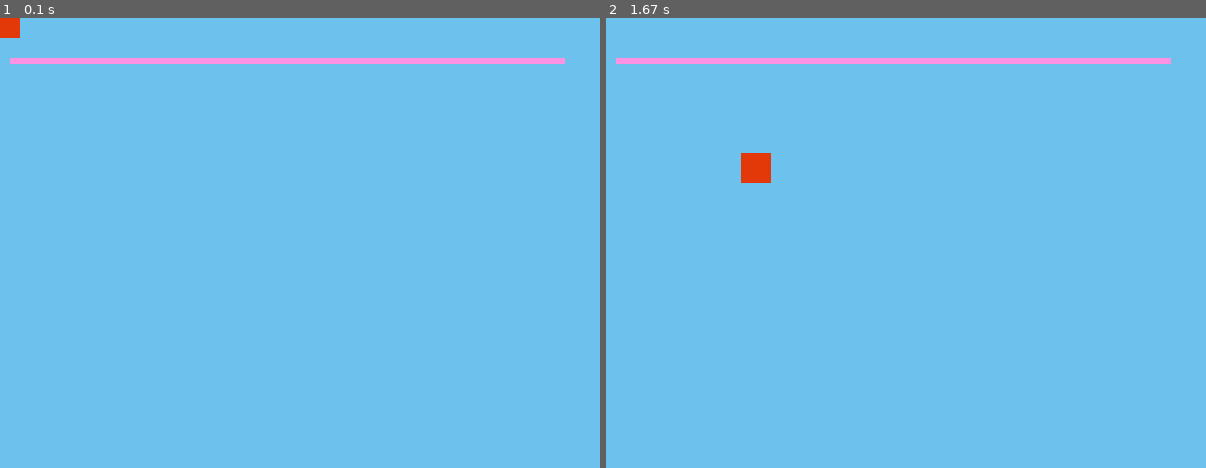
Above: before the commit, frames 1-2 (left to right).
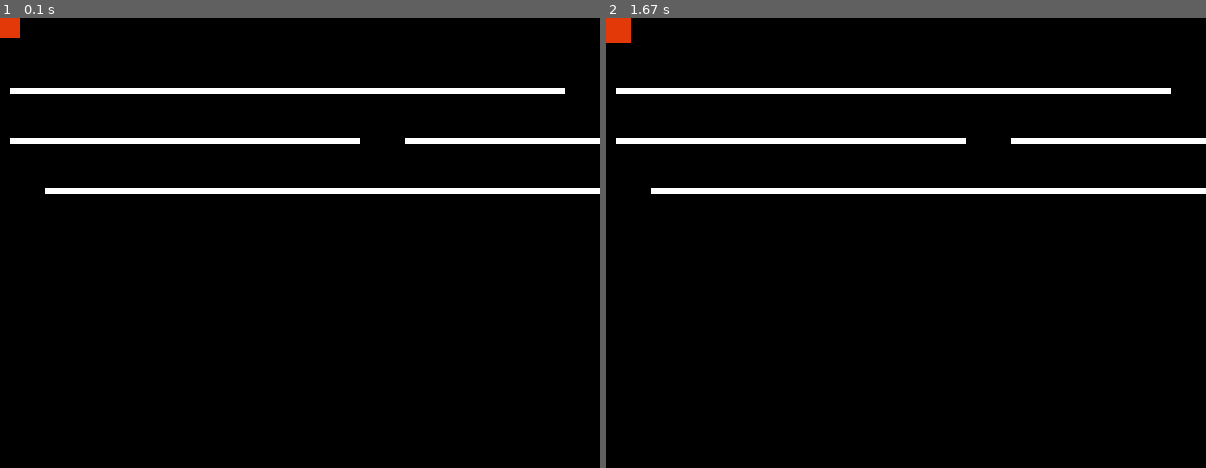
Above: after the commit, the same moments.

Repository: Victor-J-L/JOGO-PETEEL
Game: pygame game, started from jogoteste.py
Two runs of this game, one before a commit and one after it. Both use one fixed random seed, a clock stepped at 60 frames per second and the inputs below.
Inputs (mouse positions are in pixels of both pictures, inside the frame that each line leads up to):
- Up to frame 1 (0.1 s): no input
- Up to frame 2 (1.67 s): click (906, 243) at 0.38 s; click (894, 90) at 0.72 s

The runs differ from the first frame. In frame 1, 100% of the frame differs, in the area x 0-100%, y 0-100%; in frame 2, 100%.

Commit message:
até aula 27

Diff:
--- a/aprendizado.py
+++ b/aprendizado.py
@@ -386,11 +386,15 @@
     cor_azul = (108, 194, 236)
     cor_vermelha = (227, 57, 9)
     cor_rosa = (253,147,226)
+    cor_preta = (0,0,0)
     sup = pygame.Surface ((600,2450))
-    sup.fill(cor_azul)
+    sup.fill(cor_preta)
 
     ret = pygame.Rect(10,10, 30, 30)
-    ret2 = pygame.Rect (10, 40, 555, 6)
+    ret2 = pygame.Rect (10, 70, 555, 6)
+    ret3 = pygame.Rect(10,120,350,6)
+    ret4 = pygame.Rect(405,120,195,6)
+    ret5 = pygame.Rect(45, 170, 555,6)
 
     sair = False
 
@@ -408,7 +412,9 @@
                 sair = True
 
             if event.type == pygame.MOUSEBUTTONDOWN:
-                pygame.mouse.set_pos(150,150)
+                pygame.mouse.set_pos(10,10)
+                ret2.left = 10
+                main() #só chamar a main que vai criar os objetos de novo
 
         relogio.tick(30)
         tela.fill(cor_branca)
@@ -419,16 +425,26 @@
         ret.left -= ret.width/2
         ret.top -= ret.height/2
 
-        if ret.colliderect(ret2):
-            (ret.left, ret.top) = (xant, yant)
-            text = fonte_perdeu.render('COLIDIU', 1, (255,255,255))
+        if ret.colliderect(ret2) or ret.colliderect(ret3) or ret.colliderect(ret4):
+            text = fonte_perdeu.render('Você perdeu!', 1, (255,255,255))
+            tela.blit(text, (150,150))
+            pygame.mouse.set_pos(10,10) #isso vai fazer com que quando perca/encoste na plataforma ele volte a posição tal
             audio_explosao.play()
             audio_explosao.set_volume(0.5)
-            tela.blit(text, (150,150))
-
-
+            (ret.left, ret.top) = (xant, yant)
+
+
+        if ret.top > 400:
+            text = fonte_ganhou.render('VOCÊ GANHOU', 1, (255,255,255))
+            tela.blit(text,(200, 200))
+            text = fonte_perdeu.render('clique para recomeçar', 1, cor_vermelha)
+            tela.blit(text,(150,250))
+            ret2.left, ret3.left, ret4.left = 602, 602, 602
         pygame.draw.rect(tela, cor_vermelha, ret)
-        pygame.draw.rect(tela, cor_rosa, ret2)
+        pygame.draw.rect(tela, cor_branca, ret2)
+        pygame.draw.rect(tela, cor_branca, ret3)
+        pygame.draw.rect(tela, cor_branca, ret4)
+        pygame.draw.rect(tela, cor_branca, ret5)
         pygame.display.update()
 
     pygame.quit()
--- a/jogoteste.py
+++ b/jogoteste.py
@@ -1,3 +1,5 @@
+#exemplo de jogo
+
 import pygame
 
 def main():
@@ -10,11 +12,15 @@
     cor_azul = (108, 194, 236)
     cor_vermelha = (227, 57, 9)
     cor_rosa = (253,147,226)
+    cor_preta = (0,0,0)
     sup = pygame.Surface ((600,2450))
-    sup.fill(cor_azul)
+    sup.fill(cor_preta)
 
     ret = pygame.Rect(10,10, 30, 30)
-    ret2 = pygame.Rect (10, 40, 555, 6)
+    ret2 = pygame.Rect (10, 70, 555, 6)
+    ret3 = pygame.Rect(10,120,350,6)
+    ret4 = pygame.Rect(405,120,195,6)
+    ret5 = pygame.Rect(45, 170, 555,6)
 
     sair = False
 
@@ -32,28 +38,40 @@
                 sair = True
 
             if event.type == pygame.MOUSEBUTTONDOWN:
-                pygame.mouse.set_pos(150,150)
+                pygame.mouse.set_pos(10,10)
+                ret2.left = 10
+                main() #só chamar a main que vai criar os objetos de novo
 
         relogio.tick(30)
         tela.fill(cor_branca)
-        tela.blit(sup, [0,0]) #0,0 pra nao deslocar ela pq ela tem a mesma dimensao da tela entao fica emcima certinho
+        tela.blit(sup, [0,0])
 
-        (xant, yant) = (ret.left, ret.top) #x anterior e y anterior guarda posição
-        (ret.left, ret.top) = pygame.mouse.get_pos() #esse evtno captura posição do mouse e parte esq e direita fica associada ao mouse
-        ret.left -= ret.width/2 #esquerda mouse vai ficar sempre no centro
+        (xant, yant) = (ret.left, ret.top)
+        (ret.left, ret.top) = pygame.mouse.get_pos()
+        ret.left -= ret.width/2
         ret.top -= ret.height/2
 
-        if ret.colliderect(ret2): #se ret 1 colodir com ret 2
+        if ret.colliderect(ret2) or ret.colliderect(ret3) or ret.colliderect(ret4):
+            text = fonte_perdeu.render('Você perdeu!', 1, (255,255,255))
+            tela.blit(text, (150,150))
+            pygame.mouse.set_pos(10,10) #isso vai fazer com que quando perca/encoste na plataforma ele volte a posição tal
+            audio_explosao.play()
+            audio_explosao.set_volume(0.5)
             (ret.left, ret.top) = (xant, yant)
-            text = fonte_perdeu.render('COLIDIU', 1, (255,255,255)) #render faz aparecer na tela
-            audio_explosao.play() #executa o audio com colisão
-            audio_explosao.set_volume(0.5) #define volume, maior eh 1 e menor eh 0
-            tela.blit(text, (150,150)) #usa blit pra jogar obj na tela entao vamos jogar o texto e poe posição
 
 
+        if ret.top > 400:
+            text = fonte_ganhou.render('VOCÊ GANHOU', 1, (255,255,255))
+            tela.blit(text,(200, 200))
+            text = fonte_perdeu.render('clique para recomeçar', 1, cor_vermelha)
+            tela.blit(text,(150,250))
+            ret2.left, ret3.left, ret4.left = 602, 602, 602
         pygame.draw.rect(tela, cor_vermelha, ret)
-        pygame.draw.rect(tela, cor_rosa, ret2)
-        pygame.display.update() #atualização na tela  tempo todo
+        pygame.draw.rect(tela, cor_branca, ret2)
+        pygame.draw.rect(tela, cor_branca, ret3)
+        pygame.draw.rect(tela, cor_branca, ret4)
+        pygame.draw.rect(tela, cor_branca, ret5)
+        pygame.display.update()
 
     pygame.quit()
 
